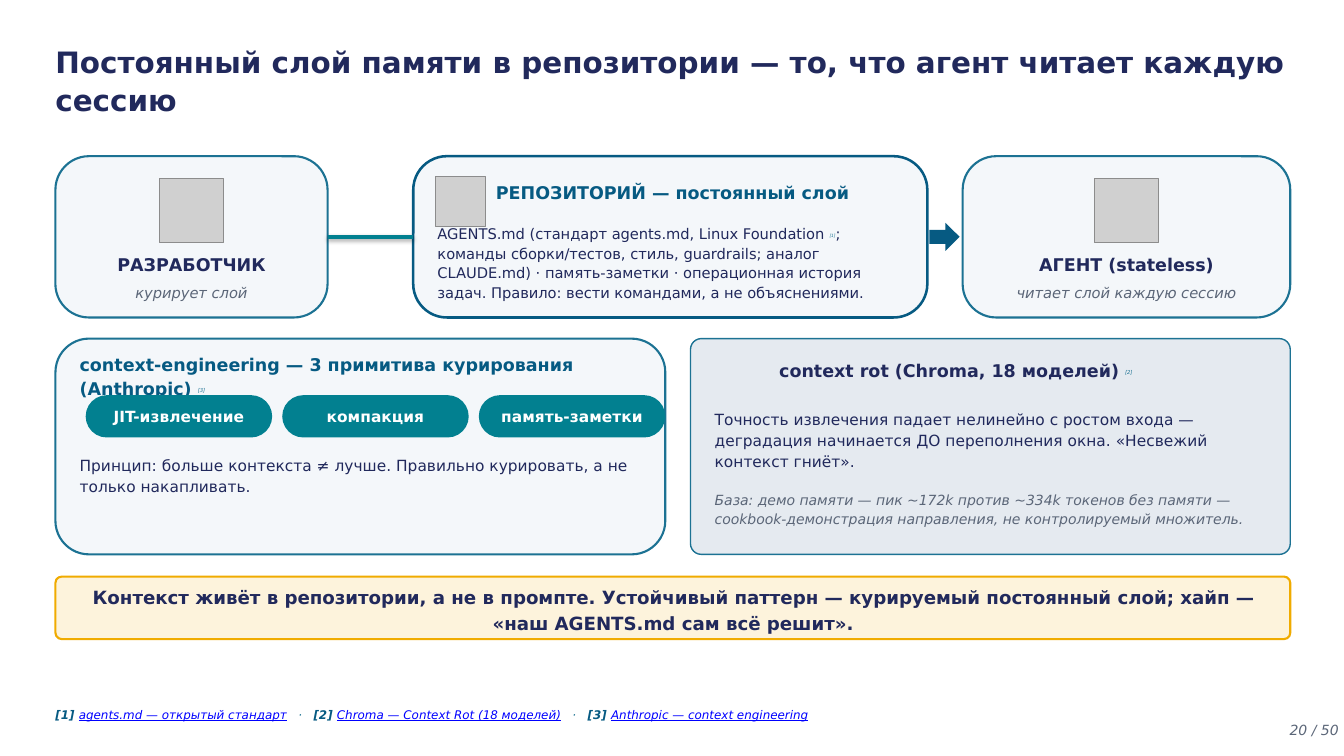
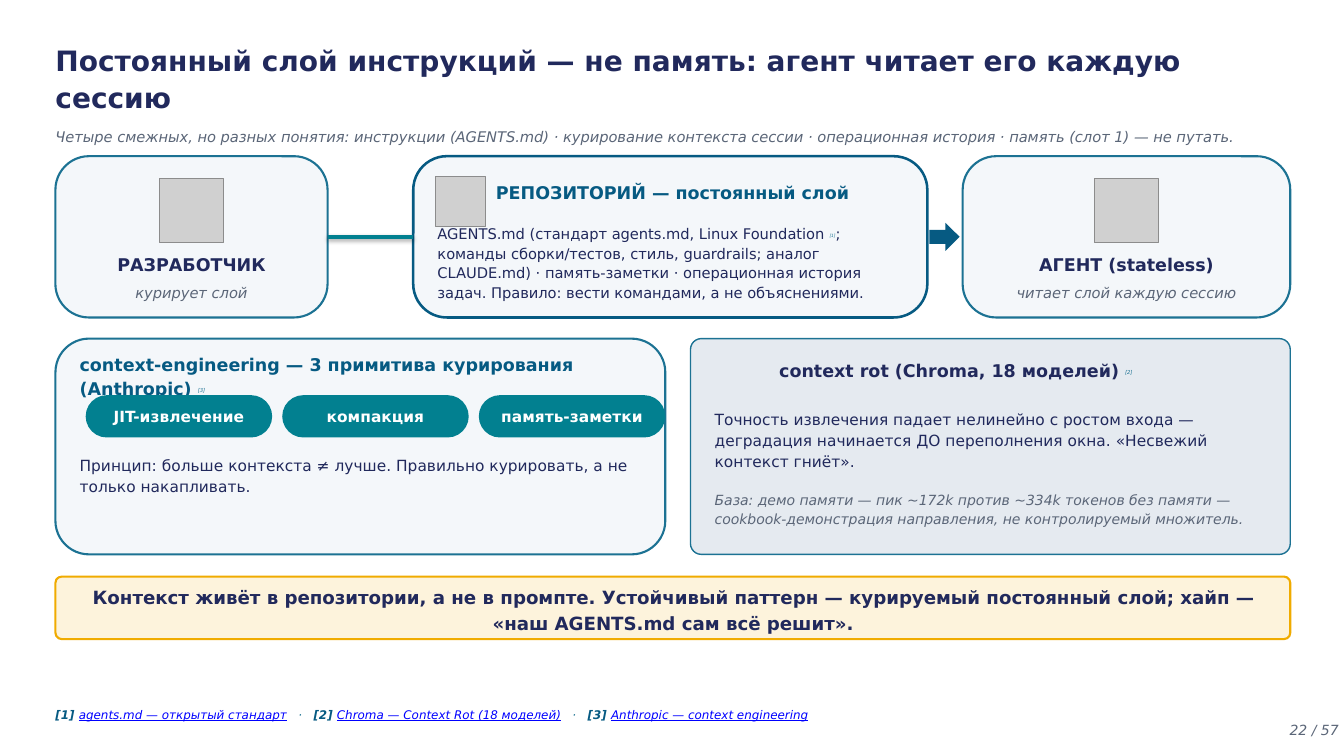
Before and after one commit to tellina-study/AI-usage-lessons, a slide deck: slide 22 of library/lectures/lec-04/rendered/lec-04.pptx (slide 20 before the commit). Drawn at 1344x756 pixels with LibreOffice and Linux fonts; fonts in the diff are those of the drawing; grey boxes stand for pictures. Boxes give left, top, right and bottom in pixels: in the first picture for what was removed or moved away, otherwise in the second. Text is boxed around its words. In the diff, an @@ line names an element or a change of style, - is before the commit and + after.

```diff
--- a/library/lectures/lec-04/rendered/lec-04.pptx
+++ b/library/lectures/lec-04/rendered/lec-04.pptx
@@ text at (55,49,1180,109): text changed; size 21 to 20 pt @@
-Постоянный слой памяти в репозитории — то, что агент читает каждую сессию
+Постоянный слой инструкций — не память: агент читает его каждую сессию
@@ text added at (55,131,1233,145), 10.5 pt, text #5B6678, italic @@
+Четыре смежных, но разных понятия: инструкции (AGENTS.md) · курирование контекста сессии · операционная история · память (слот 1) — не путать.
@@ text at (1290,724,1339,735): text changed @@
-20 / 50
+22 / 57
```
Also in this commit, not shown: 48 other slides changed, 8 slides added, 1 slide removed, 34 other files.
